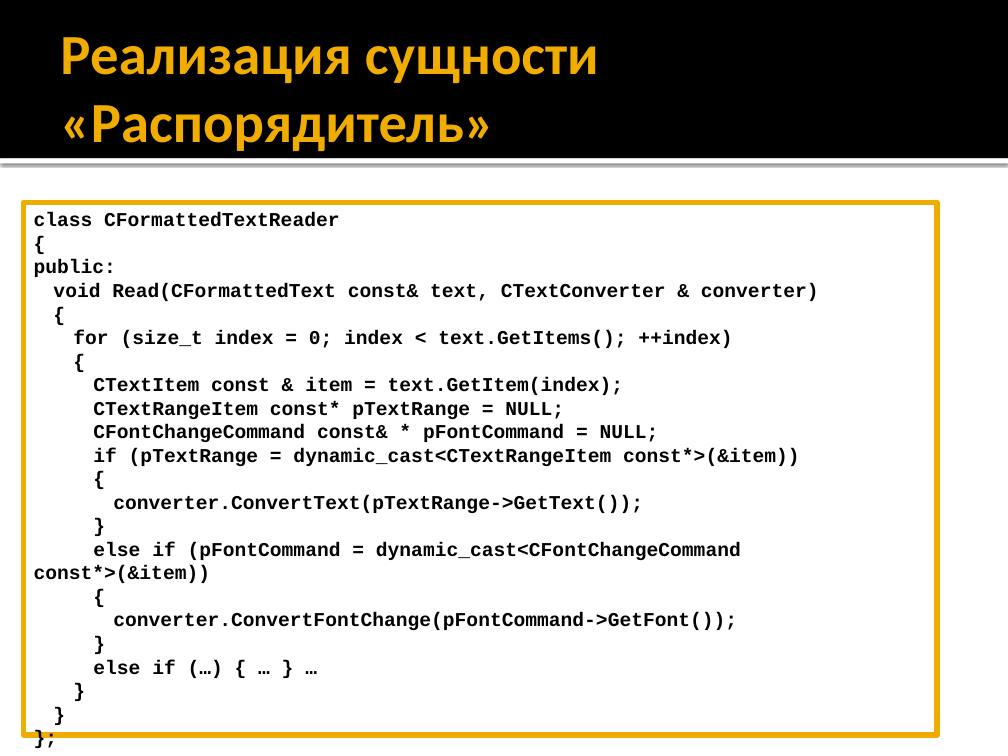
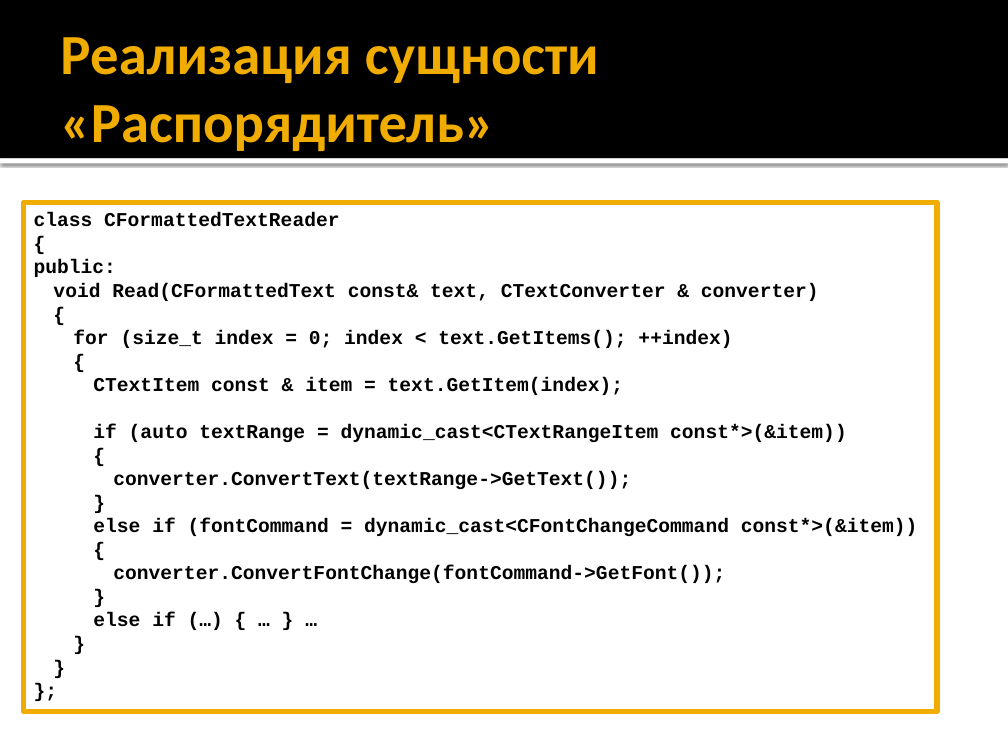
Before and after one commit to iv-sergius/ood, a slide deck: slide 9 of lectures/15.builder/builder.pptx. Drawn at 1008x756 pixels with LibreOffice and Linux fonts; fonts in the diff are those of the drawing. Boxes give left, top, right and bottom in pixels: in the first picture for what was removed or moved away, otherwise in the second. Text is boxed around its words. In the diff, an @@ line names an element or a change of style, - is before the commit and + after.

Commit message:
Обновлена презентация паттерна Builder

```diff
--- a/lectures/15.builder/builder.pptx
+++ b/lectures/15.builder/builder.pptx
@@ rectangle "class CFormattedTextReader": place and size @@
-rectangle "class CFormattedTextReader" at [23,203,936,735]
+rectangle "class CFormattedTextReader" at [23,203,936,712]
@@ text in rectangle at [93,424,847,442]: text changed @@
-CTextRangeItem const* pTextRange = NULL;
-CFontChangeCommand const& * pFontCommand = NULL;
-if (pTextRange = dynamic_cast<CTextRangeItem const*>(&item))
+if (auto textRange = dynamic_cast<CTextRangeItem const*>(&item))
@@ text in rectangle at [113,471,631,489]: text changed @@
-converter.ConvertText(pTextRange->GetText());
+converter.ConvertText(textRange->GetText());
@@ text in rectangle at [93,519,918,536]: text changed @@
-else if (pFontCommand = dynamic_cast<CFontChangeCommand const*>(&item))
+else if (fontCommand = dynamic_cast<CFontChangeCommand const*>(&item))
@@ text in rectangle at [113,566,725,583]: text changed @@
-converter.ConvertFontChange(pFontCommand->GetFont());
+converter.ConvertFontChange(fontCommand->GetFont());
```
